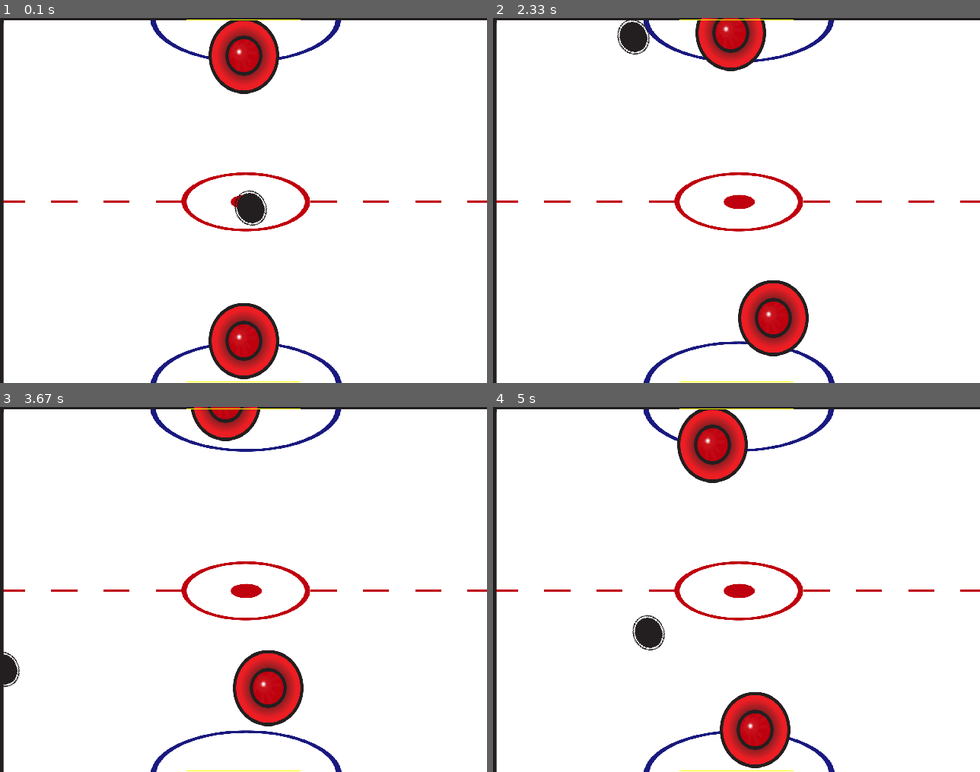
Above: before the commit, frames 1-4 (two rows, left to right).
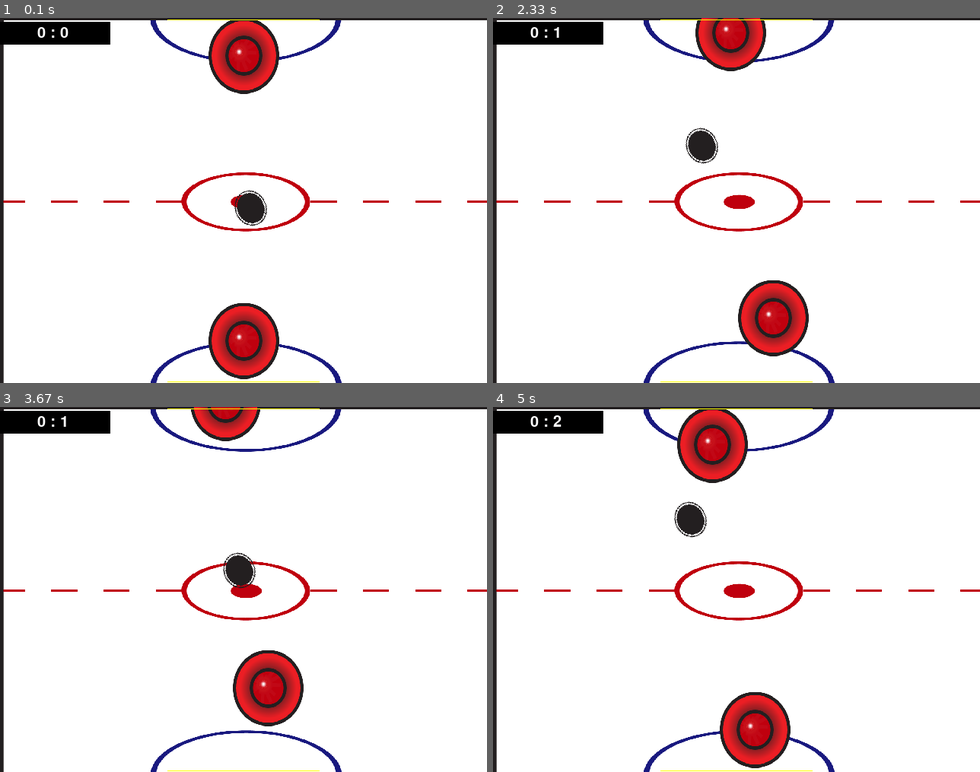
Above: after the commit, the same moments.

Repository: braydonDean919/CS439
Game: pygame game, started from FirstGame/AirHockey.py
Two runs of this game, one before a commit and one after it. Both use one fixed random seed, a clock stepped at 60 frames per second and the inputs below.
Inputs:
- Up to frame 1 (0.1 s): no input
- Up to frame 2 (2.33 s): hold Right 0.33-0.8 s; hold Up 0.83-1.13 s; hold W 0.83-1.13 s; hold Right 1.17-1.63 s; hold D 1.17-1.63 s; hold Left 1.67-2.2 s; hold A 1.67-2.2 s; hold Down from 2.23 s (still down); hold S from 2.23 s (still down)
- Up to frame 3 (3.67 s): release Down at 2.53 s; release S at 2.53 s; hold Left 2.57-2.97 s; hold A 2.57-2.97 s; hold Up 3-3.37 s; hold W 3-3.37 s; hold Right from 3.4 s (still down); hold D from 3.4 s (still down)
- Up to frame 4 (5 s): release Right at 4.03 s; release D at 4.03 s; hold Down 4.07-4.43 s; hold S 4.07-4.43 s; hold Left 4.47-4.93 s; hold A 4.47-4.93 s; hold Right from 4.97 s (still down); hold D from 4.97 s (still down)

The runs differ from the first frame. In frame 1, 1.4% of the frame differs, in the area x 0-66%, y 0-100%; in frame 2, 2.3%; in frame 3, 2.1%; in frame 4, 2.3%.

Commit message:
Added the scoring mechanics and the scoreboard

Diff:
--- a/FirstGame/AirHockey.py
+++ b/FirstGame/AirHockey.py
@@ -2,7 +2,7 @@
 class Nets(simpleGE.Sprite):
     def __init__(self, scene):
         super().__init__(scene)
-        self.setSize(150, 1)
+        self.setSize(200, 1)
         self.x = self.screenWidth/2
 
 class Puck(simpleGE.Sprite):
@@ -13,10 +13,13 @@
         self.boundAction = self.BOUNCE
         self.x = self.screenWidth/2
         self.y = self.screenHeight/2
+        self.rest
         self.setAngle((random.randint(0, 360)))
-
         self.dx = 5
         self.dy = 5
+    def rest(self):
+        self.x = self.screenWidth/2
+        self.y = self.screenHeight/2
 
 class Paddle(simpleGE.Sprite):
     def __init__(self,scene):
@@ -26,6 +29,12 @@
         self.setAngle(90)
         self.x = self.screenWidth/2
         self.boundAction = self.STOP
+class Scorelbl(simpleGE.Label):
+    def __init__(self):
+        super().__init__()
+        self.center = (70, 20)
+        self.text = "Top : Bottom"
+
 
 
 class Game(simpleGE.Scene):
@@ -42,9 +51,13 @@
         self.netBottom = Nets(self)
         self.netBottom.y = 478
         self.moveSpeed = 4
-        self.sprites = [self.puck, self.paddleBottom,self.paddleTop,self.netBottom,self.netTop]
+        self.topScore = 0
+        self.bottomScore = 0
+        self.scoreLbl = Scorelbl()
+        self.sprites = [self.puck, self.paddleBottom,self.paddleTop,self.netBottom,self.netTop,self.scoreLbl]
     def process(self):
         maxDY = 5
+        self.scoreLbl.text = f"{self.topScore} : {self.bottomScore}"
         if self.isKeyPressed(pygame.K_d):
             self.paddleTop.x += self.moveSpeed
         if self.isKeyPressed(pygame.K_a):
@@ -76,6 +89,12 @@
             relY *= 2
             relY *=maxDY
             self.puck.dy = relY
+        if self.puck.collidesWith(self.netBottom):
+            self.puck.rest()
+            self.topScore +=1
+        if self.puck.collidesWith(self.netTop):
+            self.puck.rest()
+            self.bottomScore +=1
 
 
 
--- /dev/null
+++ b/FirstGame/scoreboard-type-font/info.txt
@@ -0,0 +1,2 @@
+license: Freeware, Non-Commercial
+link: https://www.fontspace.com/scoreboard-type-font-f92964
--- /dev/null
+++ b/FirstGame/scoreboard-type-font/misc/! ! ! TERMS OF USE.txt
@@ -0,0 +1,75 @@
+
+TERMS OF USE
+-----------
+
+Billy Argel Fonts.
+By  Billy Argel /Billy Argel Fonts  (copyright) Free for personal use only.
+Contact me for any Commercial or promotional Use to purchase a license.
+"personal use only" does not constitut public domain or free.
+
+Contact mail: billyargel@gmail.com
+COMMERCIAL LICENSES,MORE FONTS AND COMPLETE SETS > www.billyargel.com
+
+
+Terms of Use/End User License Agreement
+
+Upon downloading this font the user bound to abide
+the Free Font Terms of Use/Free Font End User
+License Agreement (TOU/EULA) defined below.
+This agreement pertains to you/the user and the
+liscencing rights aquired with this download. These
+rights are specific to free download and usage of this
+font, i.e. a personal use License agreement.
+-----------------------------------------------
+Free Font Terms of Use
+Free Font End User License Agreement:
+-----------------------------------------------
+1.)	This font is free for personal use.
+
+2.) The distribution of this font for financial gain or
+profit is not permitted under any circumstances and is
+strictly prohibited. Do not add this font to a font CD or
+compilation and or archive that is to be sold for a profit.
+
+Basically, don't sell this font, and do not make things
+that are to be sold with this font... It's free for personal
+use only. Commercial use requires the user to obtain a
+Commercial Font End User License.To obtain a commercial license,
+contact me: billyargel@gmail.com for more details.
+
+For profit scrapbooking and digital scrapbooking material (s) or
+scrapbooking and digital scrapbooking material(s) intended to
+be sold/resold with this font are also prohibited under this license,
+and require a commercial License. To obtain a Commercial
+Font End User License for this font billyargel@gmail.com
+Please note, scrapbooking and digital scrapbooking use of this
+font is only restricted when pertaining to the making of any for
+profit items. Otherwise creating items to be used "personally,"
+whether in a traditional scrapbook or digital scrapbook is entirely
+permitted under this free License.
+
+3.) This font file must be kept intact as downloaded. Under no
+circumstances may this font file itself be edited, altered, or modified
+at any time or in any measure. This prohibits and indcludes but is
+not limited to, renaming this font file, as well as the creation of
+so-called "new" and/or derivitave fonts from this font file or any
+other possible digital representations.
+
+4.) Upon downloading this font, the user accepts all liability and
+sole responsibility for the font file and any accompanying files
+therein. Billy Argel Fonts is not responsible or
+liable for any damages, loss or other consequences incurred
+as a result of downloading this font, or otherwise relating or
+associated with the download.
+
+*Personal use does not constitute "public domain or free."
+
+**If you are interested in the commercial use of this font or using
+this font in any manner outside the realm of "personal use," you
+must obtain the rights to use this font commercially
+(Commercial Font End User License) prior to doing so. To obtain
+a Commercial Font End User License Agreement with this font,
+contact me billyargel@gmail.com
+Thanks for accepting these terms.
+
+COMMERCIAL LICENSES,MORE FONTS AND COMPLETE SETS > www.billyargel.com
Binary file added: FirstGame/Scoreboard.ttf
Not shown, added: FirstGame/scoreboard-type-font.zip
